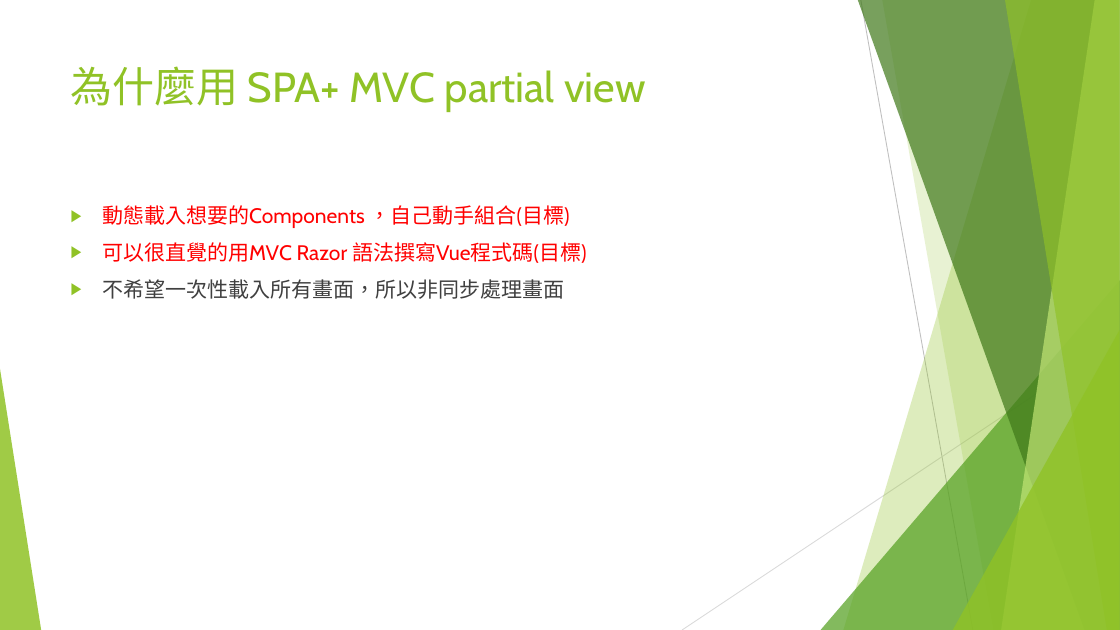
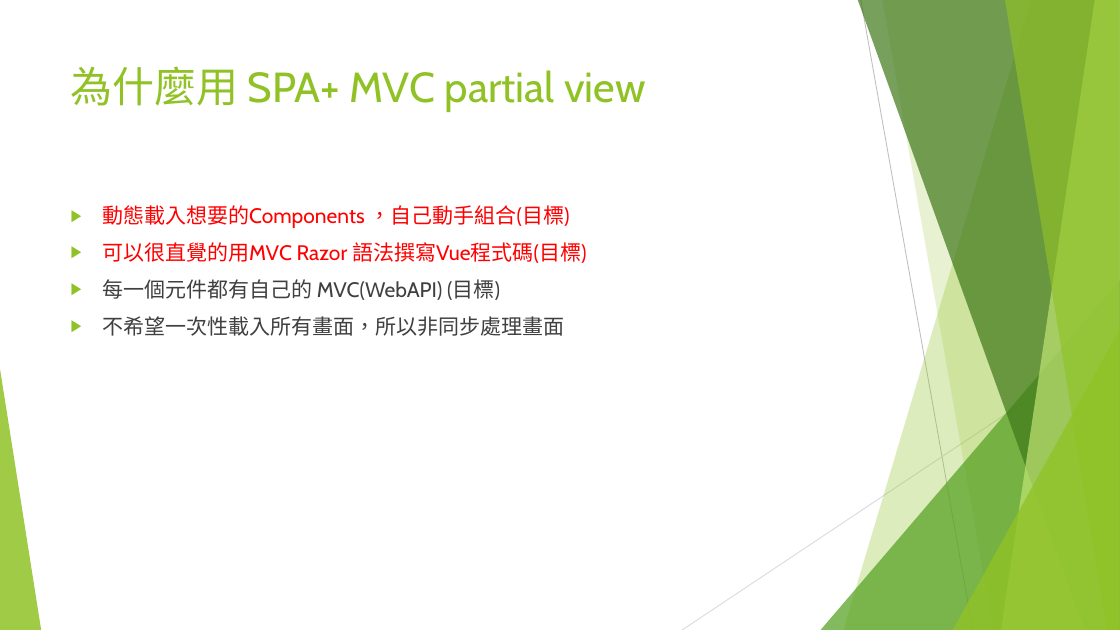
Before and after one commit to watermelon8157/MVCVuejs, a slide deck: slide 22 of MVC+Vue.pptx (slide 21 before the commit). Drawn at 1120x630 pixels with LibreOffice and Linux fonts; fonts in the diff are those of the drawing. Boxes give left, top, right and bottom in pixels: in the first picture for what was removed or moved away, otherwise in the second. Text is boxed around its words. In the diff, an @@ line names an element or a change of style, - is before the commit and + after.

Commit message:
update PPT

```diff
--- a/MVC+Vue.pptx
+++ b/MVC+Vue.pptx
@@ text at bbox=[102, 279, 500, 300]: paragraph added @@
+▶ 每一個元件都有自己的 MVC(WebAPI) (目標)
```
Also in this commit, not shown: 1 other slide changed, 1 slide added.
